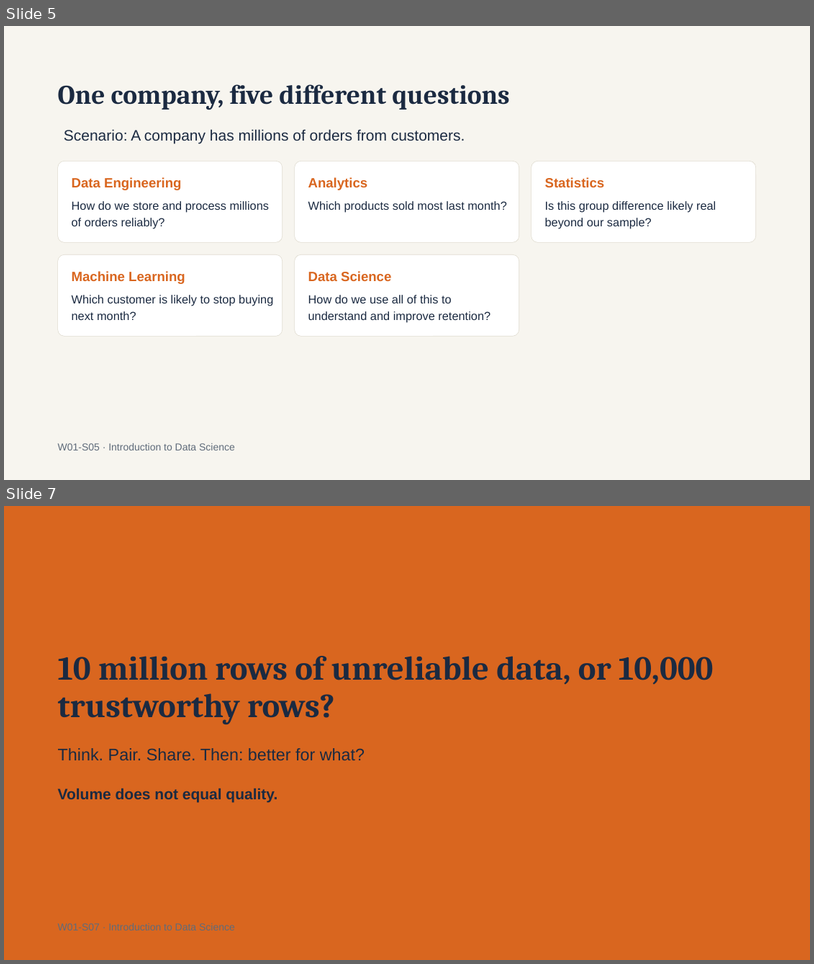
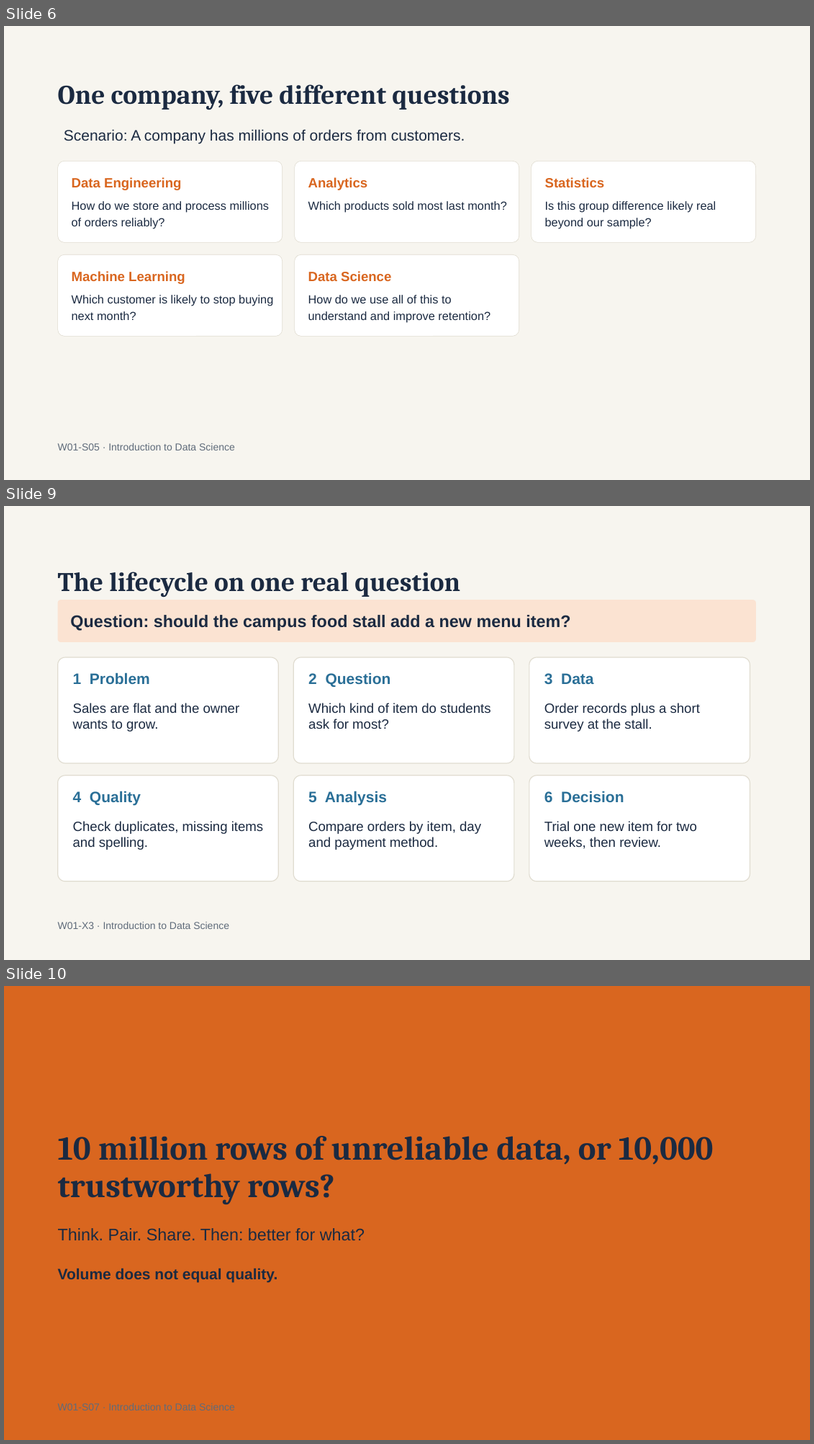
Before and after one commit to a6dulrauf/introduction-to-data-science-fall26, a slide deck: week 1/Intro to Data Science — Week 1 What Is Data Science.pptx. Shown one above the other, each under a label of ours: slides 5 and 7 before the commit, slides 6, 9 and 10 after it; the slides between them are not shown. The pictures are 814x964 and 814x1444 pixels, drawn with LibreOffice and Linux fonts; fonts in the diff are those of the drawing. Boxes give left, top, right and bottom in pixels: in the first picture for what was removed or moved away, otherwise in the second. Text is boxed around its words. In the diff, an @@ line names an element or a change of style, - is before the commit and + after.

```diff
--- a/week 1/Intro to Data Science — Week 1 What Is Data Science.pptx
+++ b/week 1/Intro to Data Science — Week 1 What Is Data Science.pptx
@@ slide 9 added at bbox=[4, 506, 810, 960], background #F7F5EF @@
@@ title added at bbox=[58, 572, 460, 597], 32 pt, text #1B2A41, bold @@
+The lifecycle on one real question
@@ rounded rectangle added at bbox=[58, 600, 756, 642], fill #FBE3D2 @@
@@ text added at bbox=[70, 615, 571, 631], 20 pt, text #1B2A41, bold @@
+Question: should the campus food stall add a new menu item?
@@ rounded rectangle added at bbox=[58, 657, 278, 763], fill #FFFFFF, outline #E0DCD0 1 pt @@
@@ text added at bbox=[73, 672, 150, 684], 18 pt, text #2A6F97, bold @@
+1 Problem
@@ rounded rectangle added at bbox=[293, 657, 514, 763], fill #FFFFFF, outline #E0DCD0 1 pt @@
@@ text added at bbox=[309, 672, 391, 687], 18 pt, text #2A6F97, bold @@
+2 Question
@@ rounded rectangle added at bbox=[530, 657, 751, 763], fill #FFFFFF, outline #E0DCD0 1 pt @@
@@ text added at bbox=[545, 673, 594, 685], 18 pt, text #2A6F97, bold @@
+3 Data
@@ text added at bbox=[73, 703, 240, 731], 16 pt, text #1B2A41 @@
+Sales are flat and the owner wants to grow.
@@ text added at bbox=[309, 703, 491, 728], 16 pt, text #1B2A41 @@
+Which kind of item do students ask for most?
@@ text added at bbox=[545, 703, 700, 731], 16 pt, text #1B2A41 @@
+Order records plus a short survey at the stall.
@@ rounded rectangle added at bbox=[58, 775, 278, 881], fill #FFFFFF, outline #E0DCD0 1 pt @@
@@ rounded rectangle added at bbox=[293, 775, 514, 881], fill #FFFFFF, outline #E0DCD0 1 pt @@
@@ rounded rectangle added at bbox=[530, 775, 751, 881], fill #FFFFFF, outline #E0DCD0 1 pt @@
@@ text added at bbox=[73, 790, 141, 806], 18 pt, text #2A6F97, bold @@
+4 Quality
@@ text added at bbox=[309, 790, 387, 806], 18 pt, text #2A6F97, bold @@
+5 Analysis
@@ text added at bbox=[545, 790, 624, 802], 18 pt, text #2A6F97, bold @@
+6 Decision
@@ text added at bbox=[73, 821, 263, 849], 16 pt, text #1B2A41 @@
+Check duplicates, missing items and spelling.
@@ text added at bbox=[309, 821, 481, 849], 16 pt, text #1B2A41 @@
+Compare orders by item, day and payment method.
@@ text added at bbox=[545, 821, 697, 849], 16 pt, text #1B2A41 @@
+Trial one new item for two weeks, then review.
@@ text added at bbox=[58, 921, 229, 929], 12 pt, text #5F6B7A @@
+W01-X3 · Introduction to Data Science
@@ what was slide 5 is now slide 6 @@
@@ what was slide 7 is now slide 10 @@
```
Also in this commit, not shown: 2 slides changed, 7 other slides added, 3 other files.
